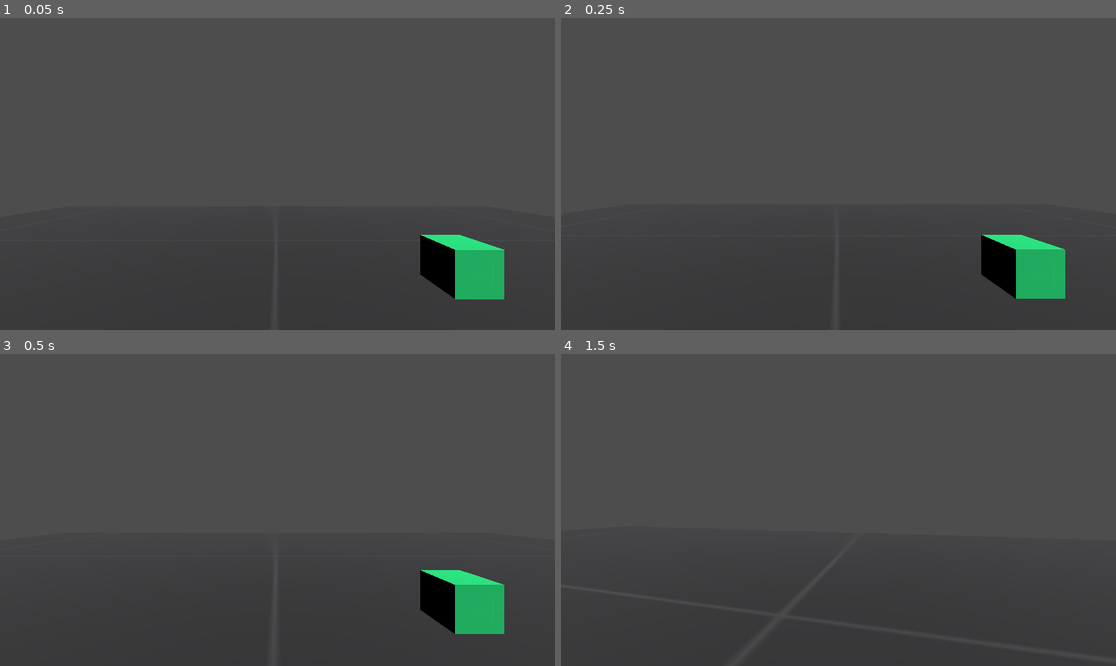
Above: before the commit, frames 1-4 (two rows, left to right).
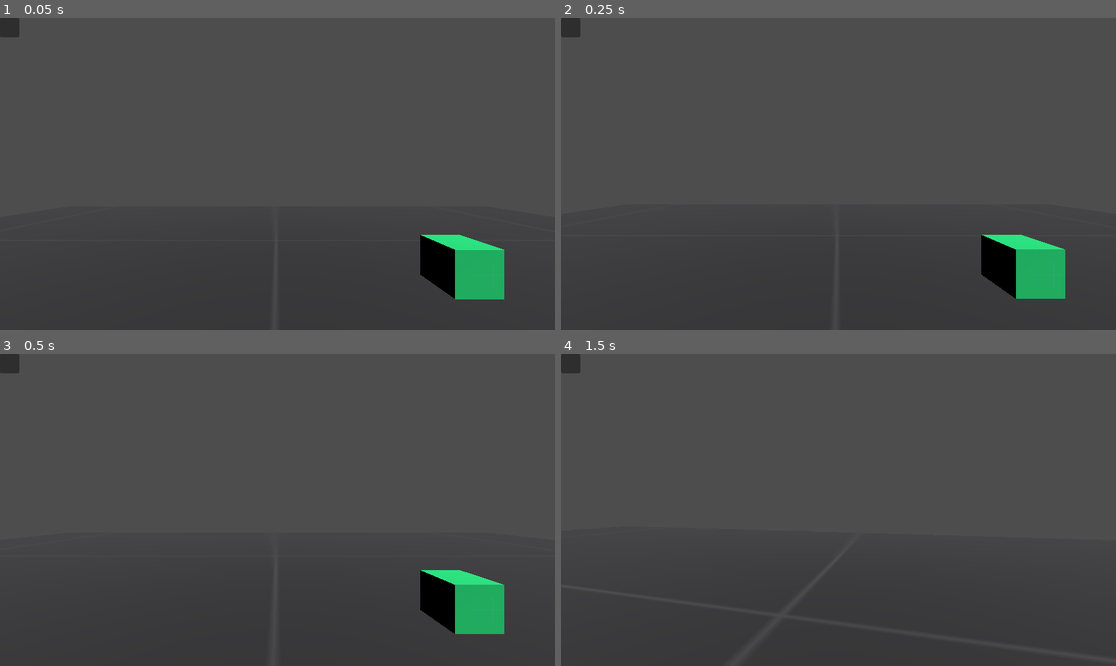
Above: after the commit, the same moments.

Repository: gregistech/sunday
Game: Godot game, scene res://world.tscn
Same seed, same stepped clock (60 frames per second), same inputs: the game is played once before the commit and once after it. The engine's default icon, where the game draws it, is replaced by a stand-in: a white triangle on a blue panel in a dark square.
Inputs (mouse positions are in pixels of both pictures, inside the frame that each line leads up to):
- Up to frame 1 (0.05 s): no input
- Up to frame 2 (0.25 s): no input
- Up to frame 3 (0.5 s): no input
- Up to frame 4 (1.5 s): tap Enter at 0.5 s; move the mouse to (866, 510) at 0.52 s; hold Shift (pick_one_item) 0.53-1.28 s; hold W (walk_forward) from 0.53 s (still down); move the mouse to (810, 510) at 1.27 s; tap Shift (pick_one_item) at 1.35 s

The runs differ from the first frame. In frame 1, 0.2% of the frame differs, in the area x 0-4%, y 0-7%; in frame 2, 0.2%; in frame 3, 0.2%; in frame 4, 0.2%.
Error after the commit: Invalid access to property or key 'changed' on a base object of type 'Nil'. (res://controller/player/ui_manager.gd:12)

Commit message:
feat: progress on quick bar WIP

Diff:
--- a/inventory/stack.gd
+++ b/inventory/stack.gd
@@ -7,6 +7,20 @@
 
 var max_size : int : get = _get_max_size
 var weight : int : get = _get_weight
+
+var texture : Texture2D : get = _get_texture
+var main_item : Item : get = _get_main_item
+
+func _get_main_item() -> Item:
+	if not items.is_empty():
+		return items[0]
+	return null
+
+func _get_texture() -> Texture2D:
+	var item := main_item
+	if main_item != null:
+		return item.texture
+	return null
 
 func _init(new_items : Array[Item]):
 	items = new_items
--- a/project.godot
+++ b/project.godot
@@ -107,3 +107,48 @@
 "events": [Object(InputEventMouseButton,"resource_local_to_scene":false,"resource_name":"","device":-1,"window_id":0,"a …(253 unchanged characters)…
 ]
 }
+quickbar_1={
+"deadzone": 0.5,
+"events": [Object(InputEventKey,"resource_local_to_scene":false,"resource_name":"","device":-1,"window_id":0,"alt_pressed":false,"shift_pressed":false,"ctrl_pressed":false,"meta_pressed":false,"pressed":false,"keycode":0,"physical_keycode":49,"key_label":0,"unicode":49,"location":0,"echo":false,"script":null)
+]
+}
+quickbar_2={
+"deadzone": 0.5,
+"events": [Object(InputEventKey,"resource_local_to_scene":false,"resource_name":"","device":-1,"window_id":0,"alt_pressed":false,"shift_pressed":false,"ctrl_pressed":false,"meta_pressed":false,"pressed":false,"keycode":0,"physical_keycode":50,"key_label":0,"unicode":50,"location":0,"echo":false,"script":null)
+]
+}
+quickbar_3={
+"deadzone": 0.5,
+"events": [Object(InputEventKey,"resource_local_to_scene":false,"resource_name":"","device":-1,"window_id":0,"alt_pressed":false,"shift_pressed":false,"ctrl_pressed":false,"meta_pressed":false,"pressed":false,"keycode":0,"physical_keycode":51,"key_label":0,"unicode":51,"location":0,"echo":false,"script":null)
+]
+}
+quickbar_4={
+"deadzone": 0.5,
+"events": [Object(InputEventKey,"resource_local_to_scene":false,"resource_name":"","device":-1,"window_id":0,"alt_pressed":false,"shift_pressed":false,"ctrl_pressed":false,"meta_pressed":false,"pressed":false,"keycode":0,"physical_keycode":52,"key_label":0,"unicode":52,"location":0,"echo":false,"script":null)
+]
+}
+quickbar_5={
+"deadzone": 0.5,
+"events": [Object(InputEventKey,"resource_local_to_scene":false,"resource_name":"","device":-1,"window_id":0,"alt_pressed":false,"shift_pressed":false,"ctrl_pressed":false,"meta_pressed":false,"pressed":false,"keycode":0,"physical_keycode":53,"key_label":0,"unicode":53,"location":0,"echo":false,"script":null)
+]
+}
+quickbar_6={
+"deadzone": 0.5,
+"events": [Object(InputEventKey,"resource_local_to_scene":false,"resource_name":"","device":-1,"window_id":0,"alt_pressed":false,"shift_pressed":false,"ctrl_pressed":false,"meta_pressed":false,"pressed":false,"keycode":0,"physical_keycode":54,"key_label":0,"unicode":54,"location":0,"echo":false,"script":null)
+]
+}
+quickbar_7={
+"deadzone": 0.5,
+"events": [Object(InputEventKey,"resource_local_to_scene":false,"resource_name":"","device":-1,"window_id":0,"alt_pressed":false,"shift_pressed":false,"ctrl_pressed":false,"meta_pressed":false,"pressed":false,"keycode":0,"physical_keycode":55,"key_label":0,"unicode":55,"location":0,"echo":false,"script":null)
+]
+}
+quickbar_8={
+"deadzone": 0.5,
+"events": [Object(InputEventKey,"resource_local_to_scene":false,"resource_name":"","device":-1,"window_id":0,"alt_pressed":false,"shift_pressed":false,"ctrl_pressed":false,"meta_pressed":false,"pressed":false,"keycode":0,"physical_keycode":56,"key_label":0,"unicode":56,"location":0,"echo":false,"script":null)
+]
+}
+quickbar_9={
+"deadzone": 0.5,
+"events": [Object(InputEventKey,"resource_local_to_scene":false,"resource_name":"","device":-1,"window_id":0,"alt_pressed":false,"shift_pressed":false,"ctrl_pressed":false,"meta_pressed":false,"pressed":false,"keycode":0,"physical_keycode":57,"key_label":0,"unicode":57,"location":0,"echo":false,"script":null)
+]
+}
--- /dev/null
+++ b/ui/inventory_panel.tscn
@@ -0,0 +1,32 @@
+[gd_scene load_steps=3 format=3 uid="uid://b10k133tonhhi"]
+
+[ext_resource type="Script" path="res://ui/inventory_panel.gd" id="1_2h4dk"]
+[ext_resource type="PackedScene" uid="uid://45lkettg63k" path="res://ui/inventory_slot.tscn" id="2_kofq3"]
+
+[node name="InventoryPanel" type="Window" node_paths=PackedStringArray("grid")]
+auto_translate_mode = 1
+title = "Inventory"
+initial_position = 1
+size = Vector2i(300, 400)
+visible = false
+unresizable = true
+extend_to_title = true
+keep_title_visible = true
+script = ExtResource("1_2h4dk")
+grid = NodePath("PanelContainer/ScrollContainer/GridContainer")
+slot_template = ExtResource("2_kofq3")
+
+[node name="PanelContainer" type="PanelContainer" parent="."]
+anchors_preset = 15
+anchor_right = 1.0
+anchor_bottom = 1.0
+grow_horizontal = 2
+grow_vertical = 2
+
+[node name="ScrollContainer" type="ScrollContainer" parent="PanelContainer"]
+layout_mode = 2
+horizontal_scroll_mode = 0
+
+[node name="GridContainer" type="GridContainer" parent="PanelContainer/ScrollContainer"]
+layout_mode = 2
+columns = 4
--- /dev/null
+++ b/ui/quickbar_panel.gd
@@ -0,0 +1,25 @@
+class_name QuickbarPanel
+
+extends Panel
+
+# TODO: how to signal? think about where we decide to use/equip (flesh that out already man...)
+
+@export var container : Container
+@export var slot_template : PackedScene
+
+func _remove_children():
+	for child in container.get_children():
+		container.remove_child(child)
+
+func changed(inventory : Inventory):
+	_remove_children()
+
+	var i = 0
+	for stack in inventory.stacks:
+		var slot : QuickbarSlot = slot_template.instantiate()
+		slot.stack = stack
+
+		slot.index = i
+		i += 1
+
+		container.add_child(slot)
--- /dev/null
+++ b/ui/quickbar_slot.gd
@@ -0,0 +1,12 @@
+class_name QuickbarSlot
+
+extends Container
+
+var stack : Stack = null
+@export_range(1, 9) var index : int = 1
+
+signal activate # NOTE: we'll check if we need to use/equip elsewhere
+
+func _input(event: InputEvent) -> void:
+	if event.is_action_pressed("quickbar_" + str(index)):
+		activate.emit()
--- a/world.tscn
+++ b/world.tscn
@@ -12,10 +12,10 @@
 [ext_resource type="Script" path="res://ability/character/character_hitbox.gd" id="8_ylwvn"]
 [ext_resource type="Script" path="res://controller/player/ui_manager.gd" id="9_okqd5"]
 [ext_resource type="Script" path="res://ability/character/character_jump.gd" id="9_qs007"]
-[ext_resource type="Script" path="res://ui/inventory_panel.gd" id="10_nh0jv"]
+[ext_resource type="PackedScene" uid="uid://b10k133tonhhi" path="res://ui/inventory_panel.tscn" id="10_addhi"]
 [ext_resource type="Script" path="res://ability/character/character_rotate.gd" id="10_wfvr1"]
+[ext_resource type="Script" path="res://ui/quickbar_panel.gd" id="11_1wa6k"]
 [ext_resource type="Script" path="res://ability/character/character_gravity.gd" id="11_2liot"]
-[ext_resource type="PackedScene" uid="uid://45lkettg63k" path="res://ui/inventory_slot.tscn" id="11_oeb7u"]
 [ext_resource type="Script" path="res://ability/health.gd" id="12_m1b1b"]
 [ext_resource type="Script" path="res://ability/constant_damager.gd" id="14_bkdjb"]
 [ext_resource type="Script" path="res://ability/dropper.gd" id="14_fwx88"]
@@ -173,7 +173,7 @@
 script = ExtResource("7_qlmji")
 action = "open_inventory"
 
-[node name="UIManager" type="Control" parent="PlayerController" node_paths=PackedStringArray("representation", "inventory", "inventory_panel")]
+[node name="UIManager" type="Control" parent="PlayerController"]
 layout_mode = 3
 anchors_preset = 15
 anchor_right = 1.0
@@ -181,36 +181,20 @@
 grow_horizontal = 2
 grow_vertical = 2
 script = ExtResource("9_okqd5")
-representation = NodePath("../../Joe")
-inventory = NodePath("../../Joe/Inventory")
-inventory_panel = NodePath("InventoryPanel")
-
-[node name="InventoryPanel" type="Window" parent="PlayerController/UIManager" node_paths=PackedStringArray("grid")]
-title = "Inventory"
-initial_position = 1
-size = Vector2i(300, 400)
-visible = false
-unresizable = true
-extend_to_title = true
-keep_title_visible = true
-script = ExtResource("10_nh0jv")
+
+[node name="InventoryPanel" parent="PlayerController/UIManager" node_paths=PackedStringArray("grid") instance=ExtResource("10_addhi")]
 grid = NodePath("PanelContainer/ScrollContainer/GridContainer")
-slot_template = ExtResource("11_oeb7u")
-
-[node name="PanelContainer" type="PanelContainer" parent="PlayerController/UIManager/InventoryPanel"]
-anchors_preset = 15
-anchor_right = 1.0
-anchor_bottom = 1.0
-grow_horizontal = 2
-grow_vertical = 2
-
-[node name="ScrollContainer" type="ScrollContainer" parent="PlayerController/UIManager/InventoryPanel/PanelContainer"]
-layout_mode = 2
-horizontal_scroll_mode = 0
-
-[node name="GridContainer" type="GridContainer" parent="PlayerController/UIManager/InventoryPanel/PanelContainer/ScrollContainer"]
-layout_mode = 2
-columns = 4
+
+[node name="QuickbarPanel" type="Panel" parent="PlayerController/UIManager"]
+layout_mode = 0
+offset_right = 40.0
+offset_bottom = 40.0
+script = ExtResource("11_1wa6k")
+
+[node name="VBoxContainer" type="VBoxContainer" parent="PlayerController/UIManager/QuickbarPanel"]
+layout_mode = 0
+offset_right = 40.0
+offset_bottom = 40.0
 
 [node name="Joe" type="CharacterBody3D" parent="."]
 transform = Transform3D(1, 0, 0, 0, 1, 0, 0, 0, 1, 0, 3.65698, 0)
